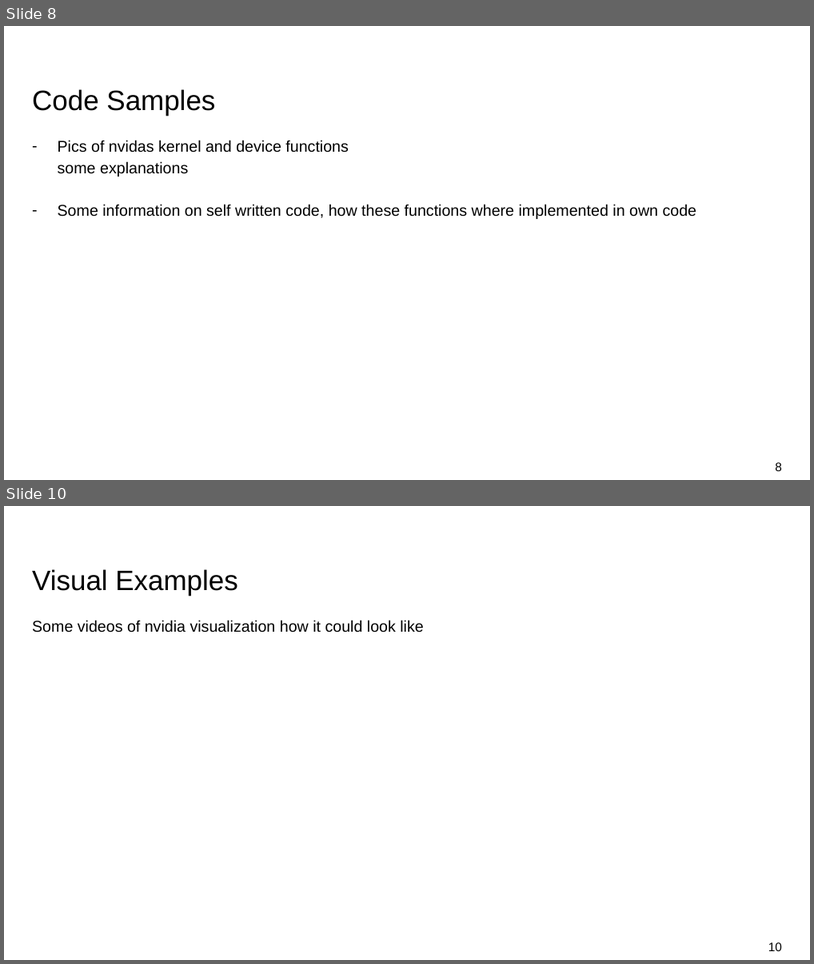
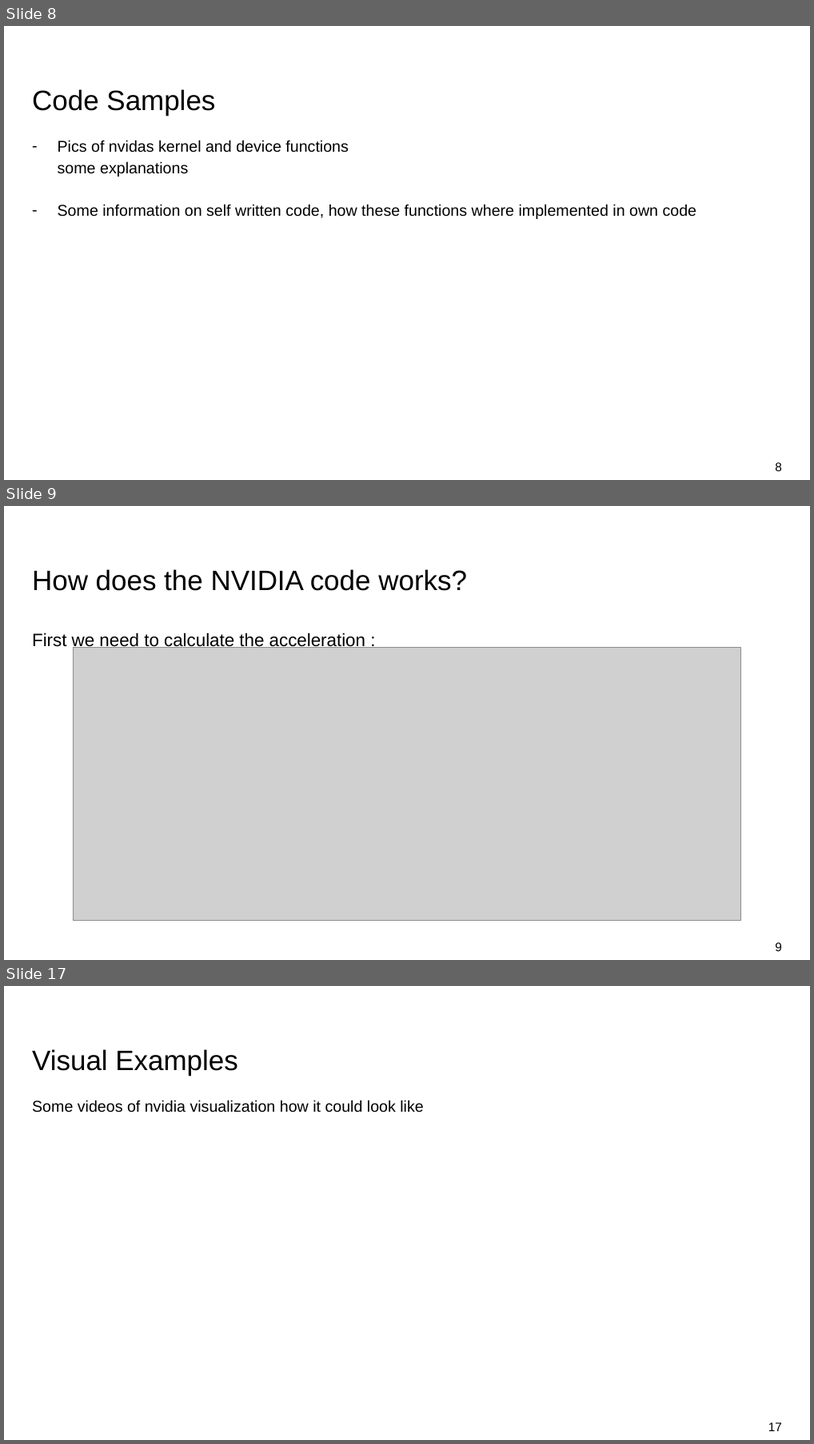
Before and after one commit to Goblin-0-0-7/n-body-cuda, a slide deck: presentation/nbody - Presentation.pptx. Shown one above the other, each under a label of ours: slides 8 and 10 before the commit, slides 8, 9 and 17 after it; the slides between them are not shown. The pictures are 814x964 and 814x1444 pixels, drawn with LibreOffice and Linux fonts; fonts in the diff are those of the drawing; grey boxes stand for pictures; background and template pictures are left out. Boxes give left, top, right and bottom in pixels: in the first picture for what was removed or moved away, otherwise in the second. Text is boxed around its words. In the diff, an @@ line names an element or a change of style, - is before the commit and + after.

```diff
--- a/presentation/nbody - Presentation.pptx
+++ b/presentation/nbody - Presentation.pptx
@@ slide 9 added at (x1=4, y1=506, x2=810, y2=960), background #FFFFFF @@
@@ title added at (x1=32, y1=569, x2=467, y2=591), 25 pt, text #000000 @@
+How does the NVIDIA code works?
@@ text added at (x1=32, y1=632, x2=366, y2=650), 16 pt, text #000000 @@
+First we need to calculate the acceleration :
@@ picture added at (x1=74, y1=647, x2=741, y2=920) @@
@@ page number added at (x1=775, y1=942, x2=782, y2=951), 11 pt, text #000000 @@
+9
@@ what was slide 10 is now slide 17 @@
@@ page number at (x1=769, y1=1422, x2=782, y2=1431): text changed @@
-10
+17
```
Also in this commit, not shown: 1 slide changed, 6 other slides added, 4 other files.
